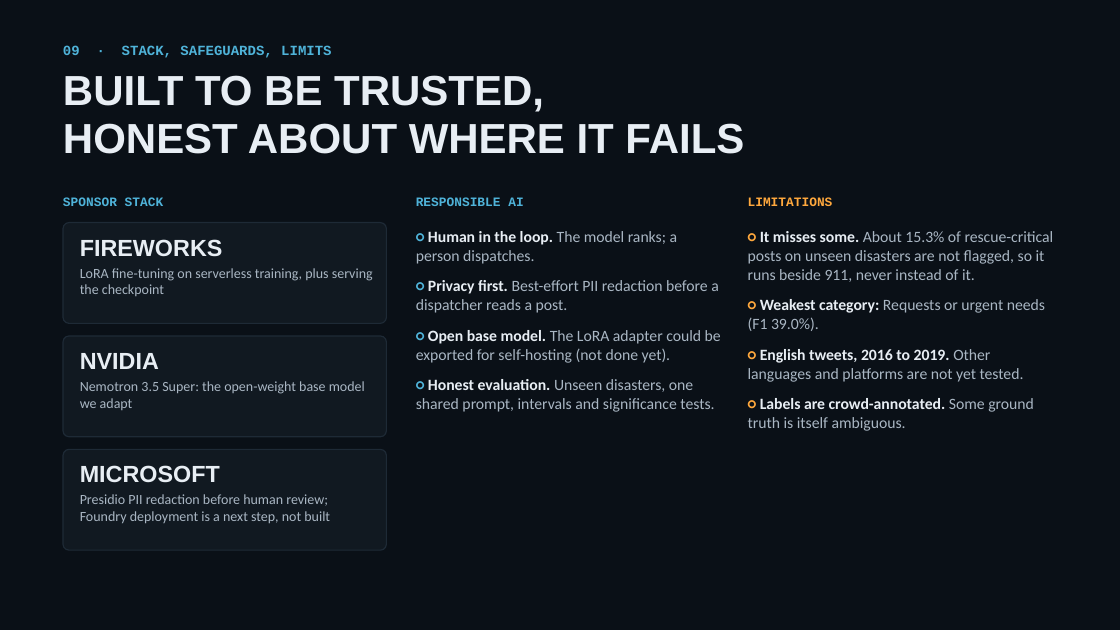
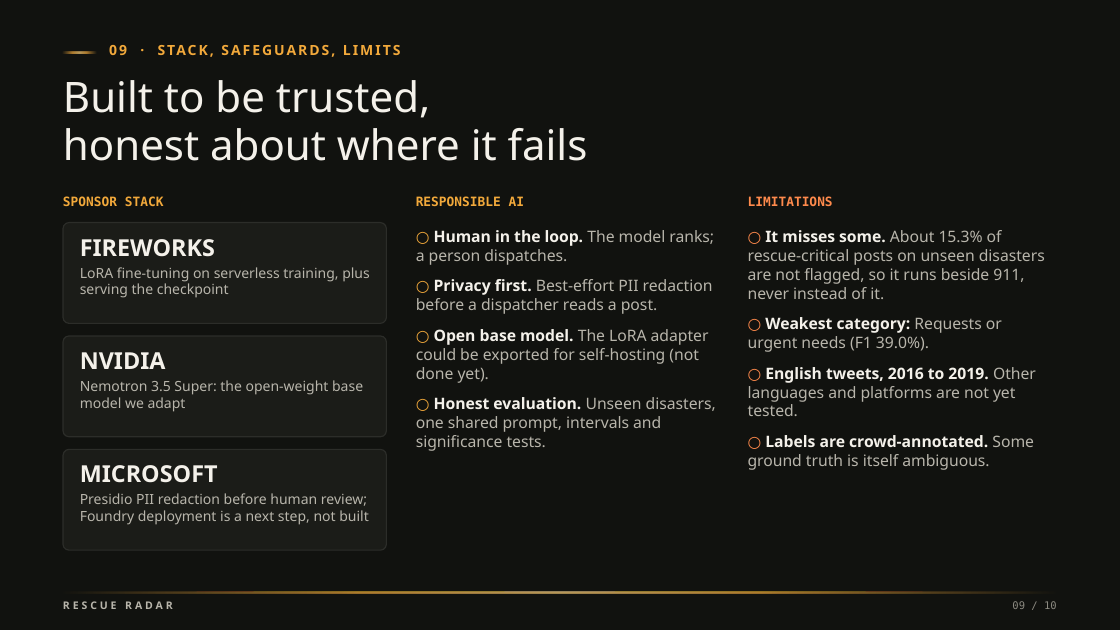
Before and after one commit to vnmoorthy/rescue-radar, a slide deck: slide 9 of deck/RescueRadar.pptx. Drawn at 1120x630 pixels with LibreOffice and Linux fonts; fonts in the diff are those of the drawing. Boxes give left, top, right and bottom in pixels: in the first picture for what was removed or moved away, otherwise in the second. Text is boxed around its words. In the diff, an @@ line names an element or a change of style, - is before the commit and + after.

```diff
--- a/deck/RescueRadar.pptx
+++ b/deck/RescueRadar.pptx
@@ background #0A1017 to #11120F @@
@@ rectangle added at (63, 51, 97, 53), fill gradient #F2A93B to #FFD27A @@
@@ text "09 · STACK, SAFEGUARDS, LIMITS": place and size @@
-text "09 · STACK, SAFEGUARDS, LIMITS" at (63, 45, 331, 58)
+text "09 · STACK, SAFEGUARDS, LIMITS" at (109, 42, 949, 67)
@@ text "09 · STACK, SAFEGUARDS, LIMITS" at (109, 42, 949, 67): font Courier New to Noto Sans, text colour #4FB3D9 to #F2A93B, letter spacing 0 to 1.7 pt @@
@@ text at (63, 80, 588, 161): text changed; font Arial to Noto Sans; text colour #E8EEF4 to #F4F1EA; bold off @@
-BUILT TO BE TRUSTED,
-HONEST ABOUT WHERE IT FAILS
+Built to be trusted,
+honest about where it fails
@@ text "SPONSOR STACK" at (63, 196, 164, 206): font Courier New to DejaVu Sans Mono, text colour #4FB3D9 to #F2A93B @@
@@ text "RESPONSIBLE AI" at (416, 196, 524, 206): font Courier New to DejaVu Sans Mono, text colour #4FB3D9 to #F2A93B @@
@@ text "LIMITATIONS" at (748, 196, 833, 206): font Courier New to DejaVu Sans Mono, text colour #FFA83D to #FF8A4C @@
@@ text "FIREWORKS" at (80, 239, 370, 298): font Arial to Noto Sans, text colour #E8EEF4 to #F4F1EA in "FIREWORKS"; font Calibri to Noto Sans, text colour #A9B6C3 to #B8B5AB in "LoRA fine-tuning on serverless training, plus serving ..." @@
@@ text "○ Human in the loop. ..." at (416, 230, 716, 451): font Calibri to Noto Sans; text colour #4FB3D9 to #F2A93B in "○", "○", "○", "○"; text colour #E8EEF4 to #F4F1EA in "Human in the loop.", "Privacy first.", "Open base model.", "Honest evaluation."; text colour #A9B6C3 to #B8B5AB in "The model ranks; a person dispatches.", "Best-effort PII redaction before a dispatcher reads ...", "The LoRA adapter could be exported for ...", "Unseen disasters, one shared prompt, intervals and ..." @@
@@ text "○ It misses some. About ..." at (748, 230, 1045, 470): font Calibri to Noto Sans; text colour #FFA83D to #FF8A4C in "○", "○", "○", "○"; text colour #E8EEF4 to #F4F1EA in "It misses some.", "Weakest category:", "English tweets, 2016 to 2019.", "Labels are crowd-annotated."; text colour #A9B6C3 to #B8B5AB in "About 15.3% of rescue-critical posts on unseen ...", "Requests or urgent needs (F1 39.0%).", "Other languages and platforms are not yet ...", "Some ground truth is itself ambiguous." @@
@@ text "NVIDIA" at (80, 352, 363, 412): font Arial to Noto Sans, text colour #E8EEF4 to #F4F1EA in "NVIDIA"; font Calibri to Noto Sans, text colour #A9B6C3 to #B8B5AB in "Nemotron 3.5 Super: the open-weight base model ..." @@
@@ fill #111921 to #1B1C18; outline #1E2A36 1 pt to #2C2D29 1 pt in 3 elements at (63, 223, 386, 323), (63, 336, 386, 437), (63, 450, 386, 550) @@
@@ text "MICROSOFT" at (80, 465, 369, 525): font Arial to Noto Sans, text colour #E8EEF4 to #F4F1EA in "MICROSOFT"; font Calibri to Noto Sans, text colour #A9B6C3 to #B8B5AB in "Presidio PII redaction before human review; Foundry ..." @@
@@ rectangle added at (63, 592, 1057, 593), fill gradient #F2A93B to #FFD27A @@
@@ text added at (63, 601, 173, 609), 9 pt, text #B8B5AB, bold @@
+RESCUE RADAR
@@ text added at (1012, 601, 1057, 609), 9 pt, text #8C8A81 @@
+09 / 10
```
Also in this commit, not shown: 8 other slides changed, 1 slide added, 1 slide removed, 54 other files.
